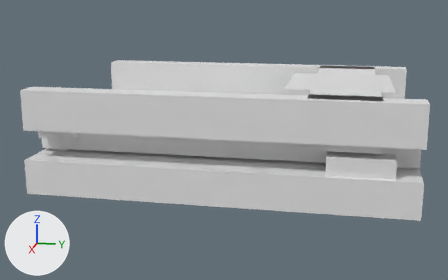
The glTF model assets/source/infrastructure/directorate/conveyors/models/io_in/congested_lod2.glb: old version first, new version second.
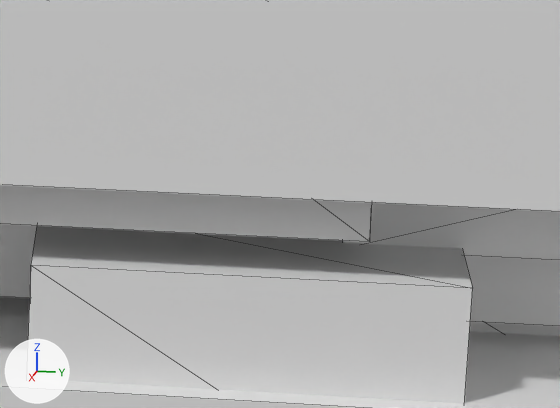
There are two pictures of each version: one whole from a 50 mm lens placed at (0.3955, 0.0703, 0.4065), pointed at (0.0043, -0.0079, 0.3087), one close up on the part from 72% to 92% of the width and 41% to 64% of the height. Lighting does not change. The marker at lower left points along +X, +Y and +Z. The first two pictures are the older version. The close-ups show mesh edges as thin lines. Vertices at exactly the same position are counted once.

Names of what the first close-up shows: 'congested_lod2'.
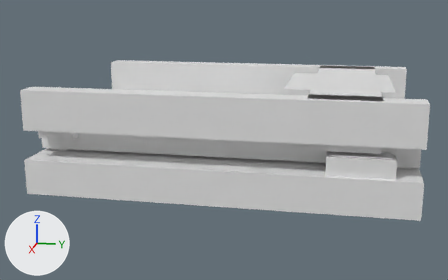
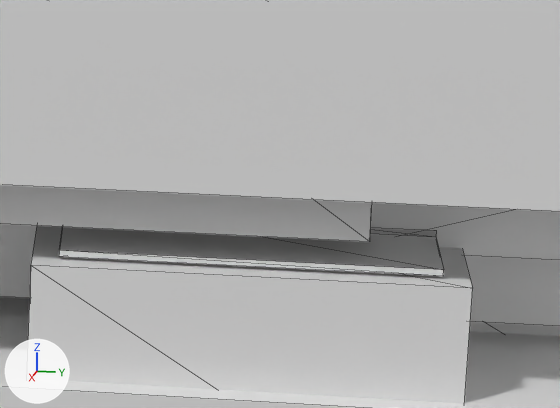
Edits to the bpy script that builds the scene:
```text
Change me_congested_lod2:
    used by ob_congested_lod2; location = (0.0, 0.0, 0.0)
    remove me_congested_lod2.from_pydata(...)  # 156 vertices, 244 faces; spans x -0.078..0.078, y -0.111..0.111, z 0.289..0.35
    add me_congested_lod2.from_pydata(...)  # 172 vertices, 268 faces; spans x -0.078..0.078, y -0.111..0.111, z 0.289..0.35
    me_congested_lod2 part 1: a new loose piece, a box spanning x 0.05556..0.07278, y 0.06333..0.095, z 0.31972..0.32028
    me_congested_lod2 part 2: a new loose piece, a box spanning x 0.05556..0.06222, y 0.08667..0.095, z 0.32033..0.32089
```

What differs and where, as boxes [x1, y1, x2, y2] in the close-ups (560 x 408 px):
part 1 of me_congested_lod2, added: after [59, 227, 444, 276]
part 2 of me_congested_lod2, added: after [370, 228, 437, 237]
